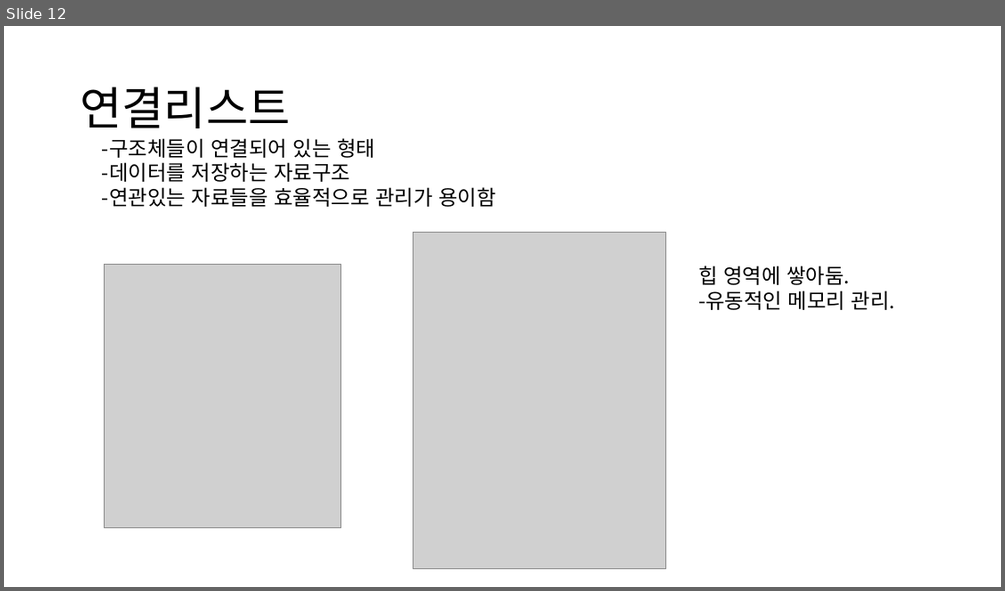
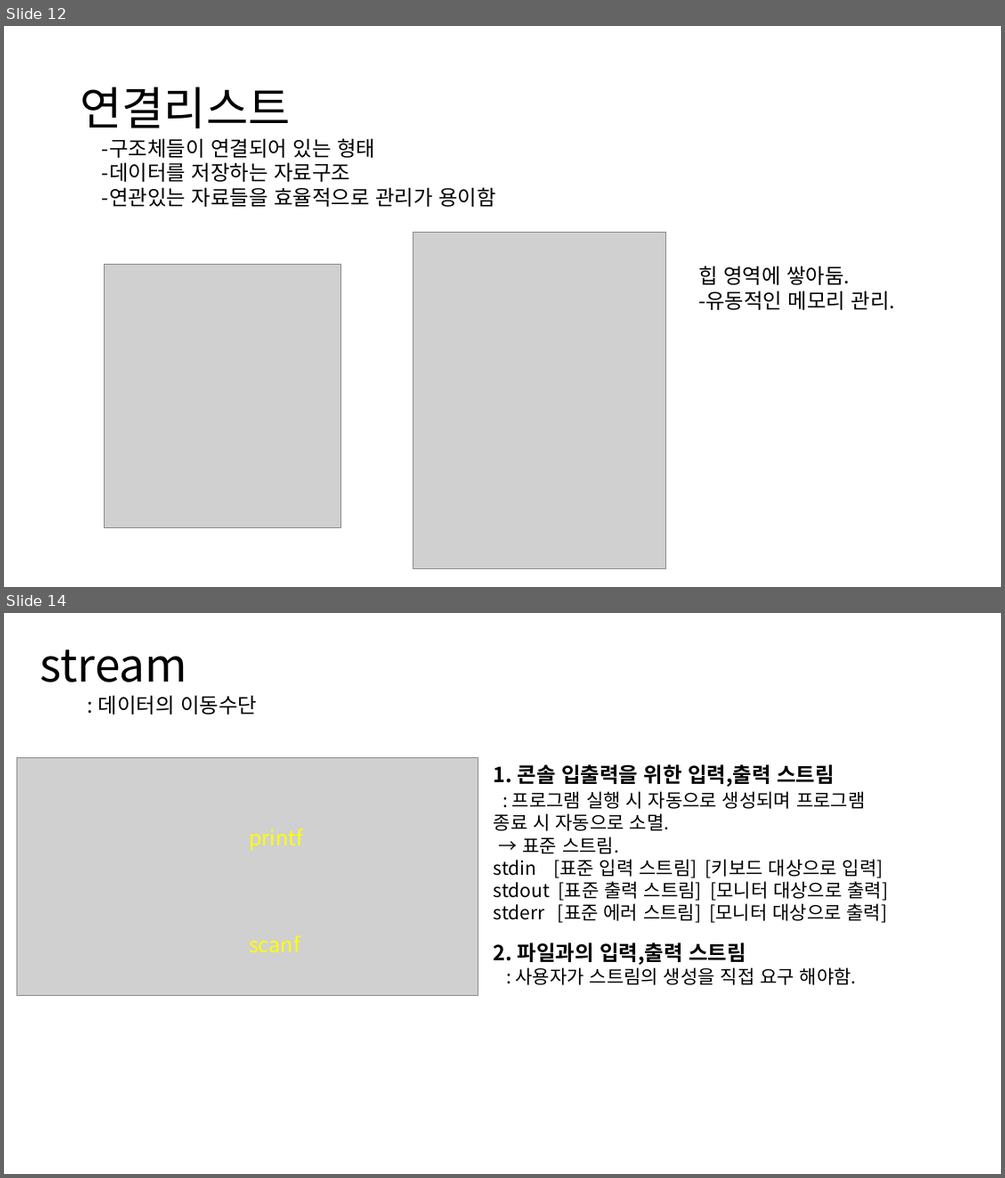
Before and after one commit to sejjun/darkent-with-C, a slide deck: darknet_withC.pptx. Shown one above the other, each under a label of ours: slide 12 before the commit, slides 12 and 14 after it; the slides between them are not shown. The pictures are 1005x591 and 1005x1178 pixels, drawn with LibreOffice and Linux fonts; fonts in the diff are those of the drawing; grey boxes stand for pictures. Boxes give left, top, right and bottom in pixels: in the first picture for what was removed or moved away, otherwise in the second. Text is boxed around its words. In the diff, an @@ line names an element or a change of style, - is before the commit and + after.

```diff
--- a/darknet_withC.pptx
+++ b/darknet_withC.pptx
@@ slide 14 added at [4, 613, 1001, 1174], background #FFFFFF @@
@@ title added at [40, 649, 187, 682], 44 pt, text #000000 @@
+stream
@@ text added at [98, 695, 257, 714], 20 pt, text #000000 @@
+: 데이터의 이동수단
@@ picture added at [17, 758, 478, 996] @@
@@ text added at [494, 764, 888, 923], 18 pt, text #000000 @@
+1. 콘솔 입출력을 위한 입력,출력 스트림
+: 프로그램 실행 시 자동으로 생성되며 프로그램
+종료 시 자동으로 소멸.
+→ 표준 스트림.
+stdin [표준 입력 스트림] [키보드 대상으로 입력]
+stdout [표준 출력 스트림] [모니터 대상으로 출력]
+stderr [표준 에러 스트림] [모니터 대상으로 출력]
@@ text added at [249, 828, 303, 851], 20 pt, text #FFFF00 @@
+printf
@@ text added at [249, 935, 300, 953], 20 pt, text #FFFF00 @@
+scanf
@@ text added at [494, 942, 857, 985], 18 pt, text #000000 @@
+2. 파일과의 입력,출력 스트림
+: 사용자가 스트림의 생성을 직접 요구 해야함.
```
Also in this commit, not shown: 2 slides changed, 4 other slides added.
